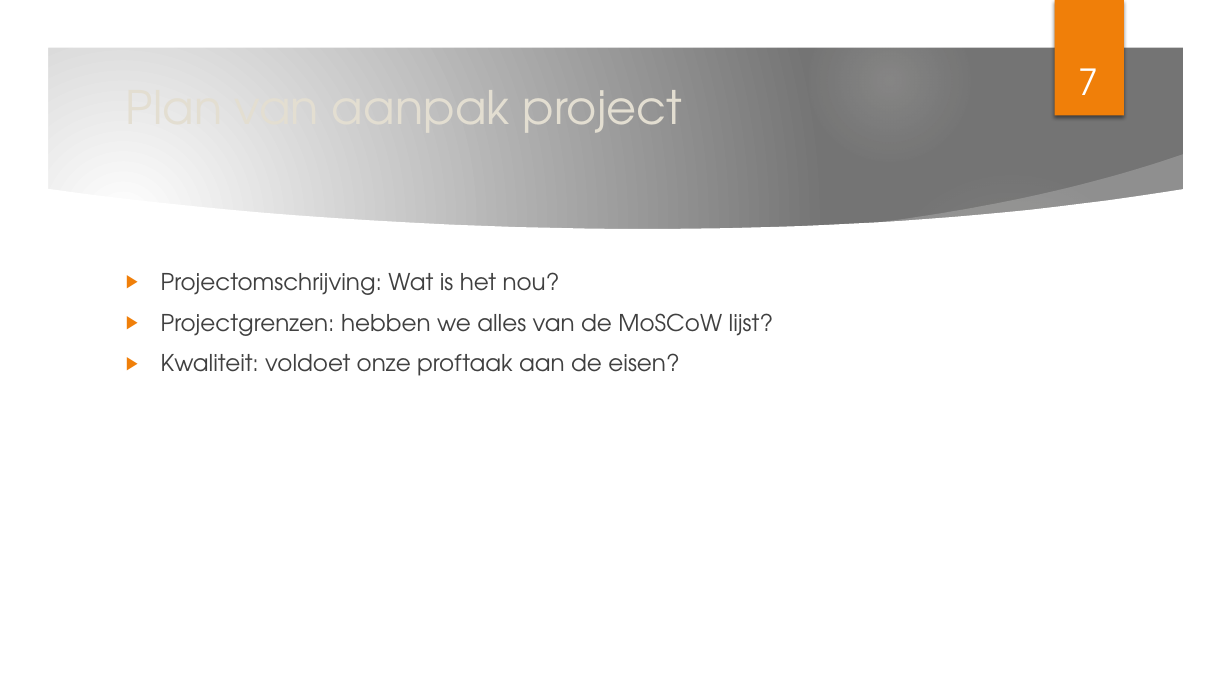
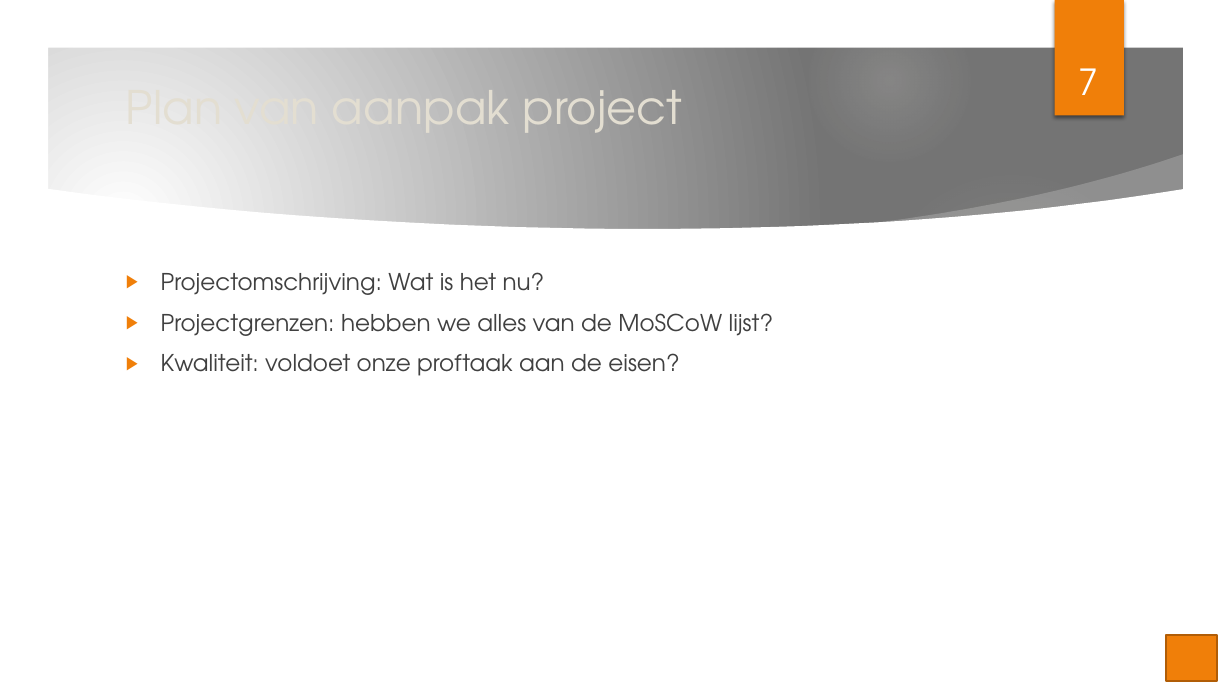
Before and after one commit to OfficialRaiiZeR/Proftaak-biocodegaming-web, a slide deck: slide 7 of documents/verslag/BioCodeGaming.pptx. Drawn at 1232x693 pixels with LibreOffice and Linux fonts; fonts in the diff are those of the drawing; background and template pictures are left out. Boxes give left, top, right and bottom in pixels: in the first picture for what was removed or moved away, otherwise in the second. Text is boxed around its words. In the diff, an @@ line names an element or a change of style, - is before the commit and + after.

```diff
--- a/documents/verslag/BioCodeGaming.pptx
+++ b/documents/verslag/BioCodeGaming.pptx
@@ text at box(161, 272, 545, 295): text changed @@
-▶ Projectomschrijving: Wat is het nou?
+▶ Projectomschrijving: Wat is het nu?
@@ rectangle added at box(1166, 635, 1217, 681), fill #F07F09, outline #B25E07 1.5 pt @@
```
Also in this commit, not shown: 8 other slides changed, 1 slide added.
